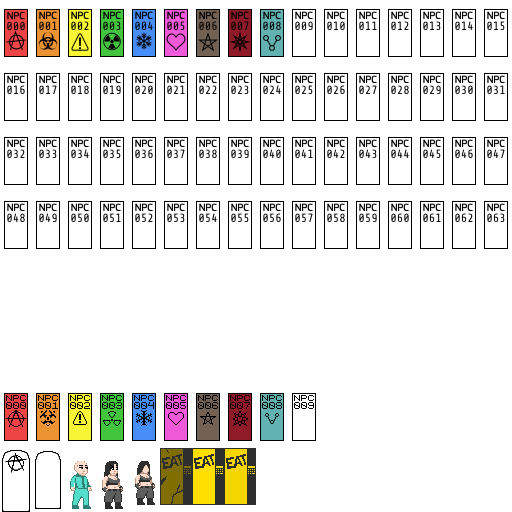
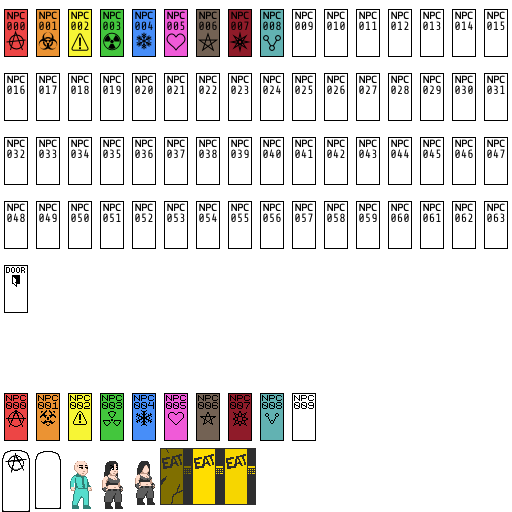
Before/after of a (512, 512) layered artwork. What changed in the layer stack:
painted on "Background" over (x1=4, y1=265, x2=28, y2=313)
